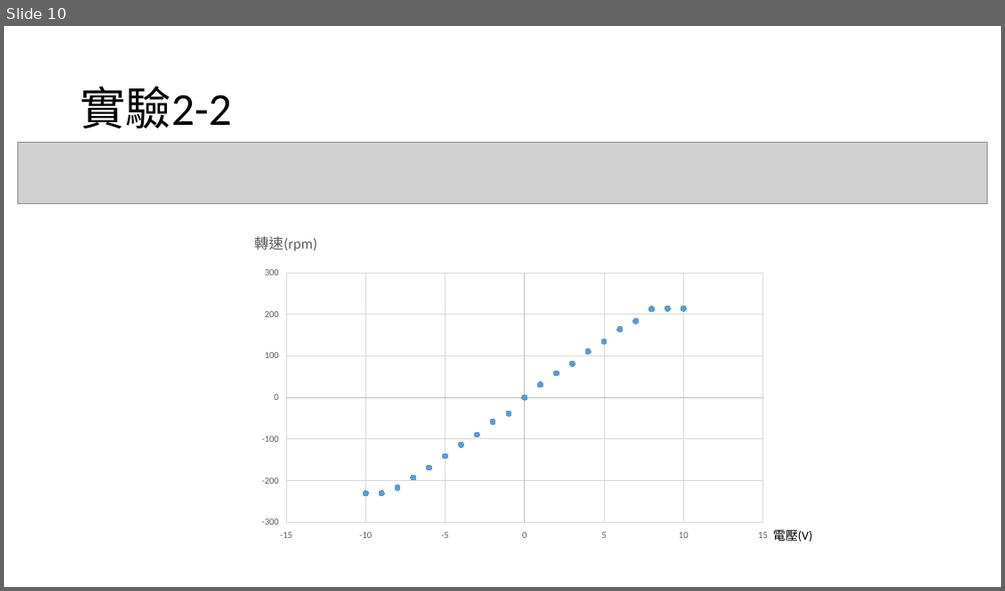
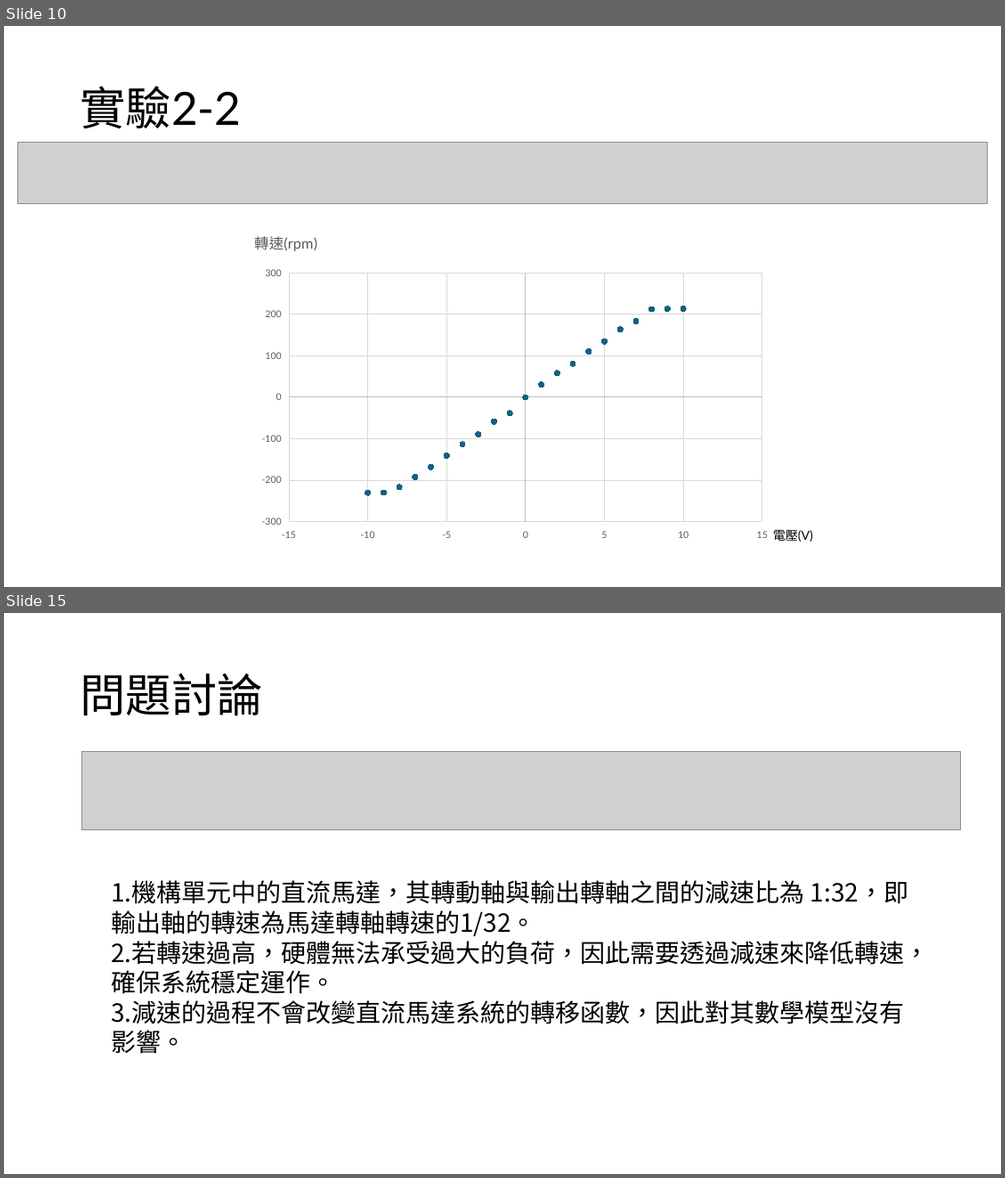
Before and after one commit to yeyi58095/control_lab, a slide deck: 實驗二/presentation/實驗二結報.pptx. Shown one above the other, each under a label of ours: slide 10 before the commit, slides 10 and 15 after it; the slides between them are not shown. The pictures are 1005x591 and 1005x1178 pixels, drawn with LibreOffice and Linux fonts; fonts in the diff are those of the drawing; grey boxes stand for pictures. Boxes give left, top, right and bottom in pixels: in the first picture for what was removed or moved away, otherwise in the second. Text is boxed around its words. In the diff, an @@ line names an element or a change of style, - is before the commit and + after.

```diff
--- a/實驗二/presentation/實驗二結報.pptx
+++ b/實驗二/presentation/實驗二結報.pptx
@@ slide 15 added at bbox=[4, 613, 1001, 1174], background #FFFFFF @@
@@ title added at bbox=[80, 674, 262, 716], 44 pt, text #000000 @@
+問題討論
@@ picture added at bbox=[81, 751, 961, 830] @@
@@ text added at bbox=[111, 880, 929, 1054], 24 pt, text #000000 @@
+1.機構單元中的直流馬達，其轉動軸與輸出轉軸之間的減速比為 1:32，即輸出軸的轉速為馬達轉軸轉速的1/32。
+2.若轉速過高，硬體無法承受過大的負荷，因此需要透過減速來降低轉速，確保系統穩定運作。
+3.減速的過程不會改變直流馬達系統的轉移函數，因此對其數學模型沒有影響。
@@ slide 10 changed as well @@
@@ title "實驗2-2" at bbox=[80, 86, 241, 128]: font Calibri to Lato @@
@@ scatter chart at bbox=[251, 222, 778, 548] @@
@@ colour of Series 1 #5B9BD5 to #156082 @@
@@ category axis changed @@
@@ value axis changed @@
@@ lettering changed @@
@@ text "電壓(V)" at bbox=[773, 529, 813, 541]: font Calibri to Lato @@
```
Also in this commit, not shown: 10 other slides changed, 4 other slides added, 6 slides removed, 1 other file.
